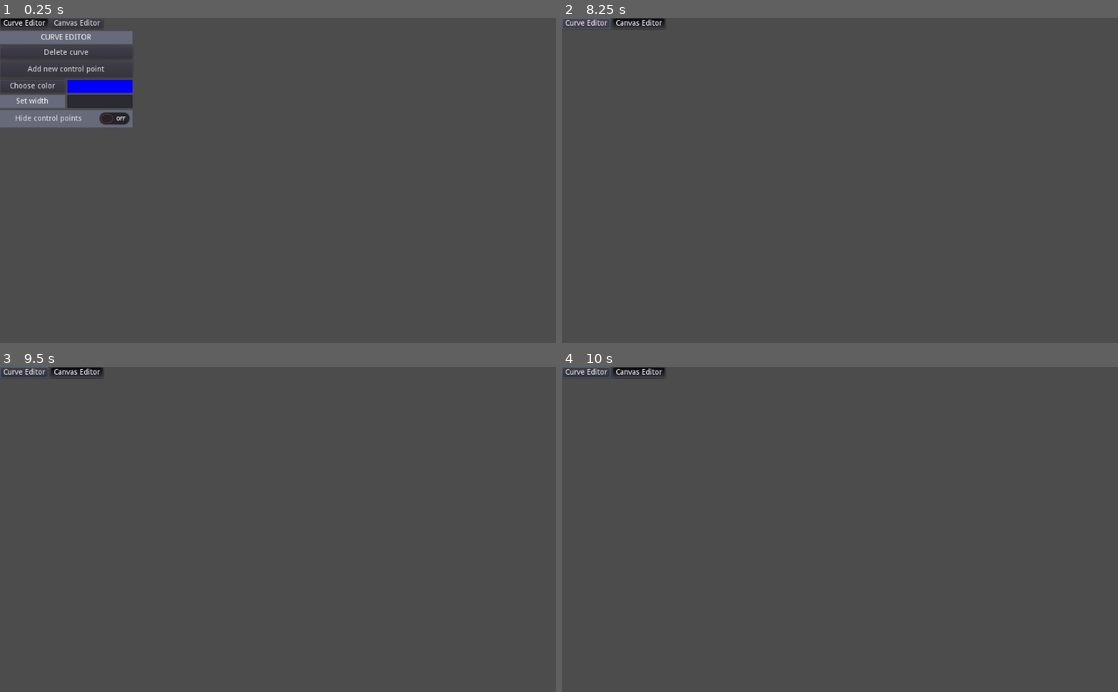
Above: before the commit, frames 1-4 (two rows, left to right).
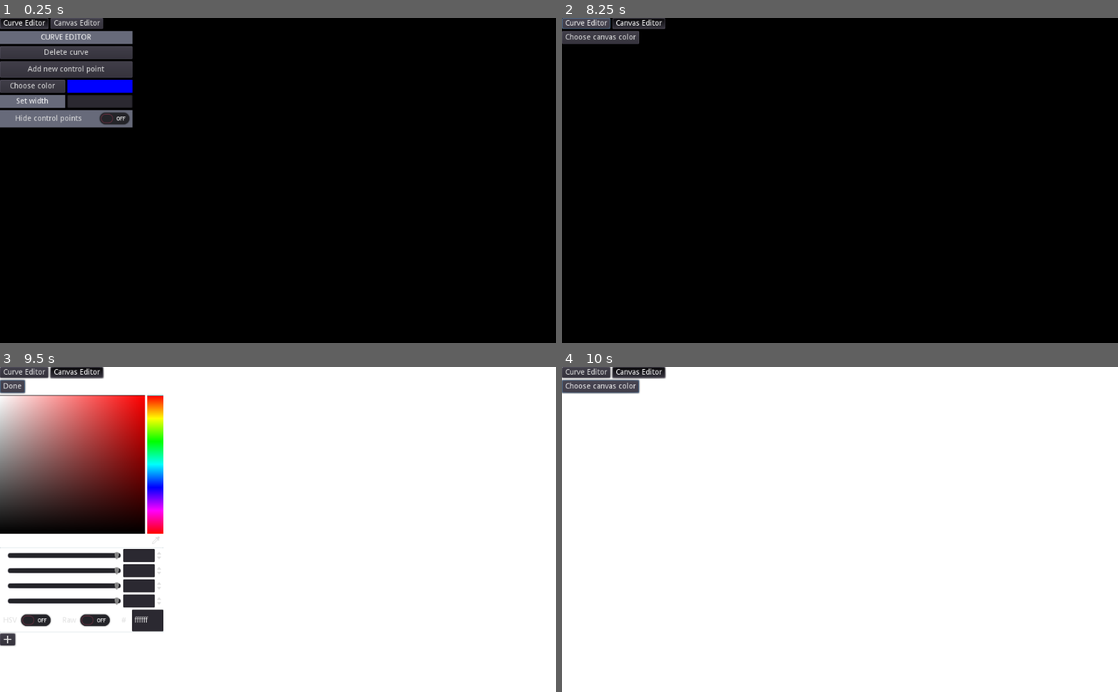
Above: after the commit, the same moments.

Repository: ZucchiniKing12/BezCurveMaker
Game: Godot game, scene res://Main/Main.tscn
Two runs of this game, one before a commit and one after it. Both use one fixed random seed, a clock stepped at 60 frames per second and the inputs below.
Inputs (mouse positions are in pixels of both pictures, inside the frame that each line leads up to):
- Up to frame 1 (0.25 s): no input
- Up to frame 2 (8.25 s): click (662, 102) at 0.52 s; type "Alex" at 0.6 s; click "Choose color" at 1.25 s; click "Add new control point" at 2 s; click "Add new control point" at 2.75 s; click "Hide control points" at 3.5 s; click "Choose color" at 4.25 s; click "Hide control points" at 5 s; click "Add new control point" at 5.75 s; click "Choose color" at 6.5 s; click "Hide control points" at 7.25 s; click "Curve Editor" at 8 s
- Up to frame 3 (9.5 s): click (38, 386) at 8.75 s, where only the run after the commit has a clickable "Choose canvas color"
- Up to frame 4 (10 s): click (573, 386) at 9.5 s, where only the run after the commit has a clickable "Done"

The runs differ from the first frame. In frame 1, 93% of the frame differs, in the area x 0-100%, y 0-100%; in frame 2, 99%; in frame 3, 98%; in frame 4, 99%.
Error before the commit: Invalid set index 'width' (on base: 'Nil') with value of type 'float'. (res://UI/EditMenu/CurveEditor.gd:108)
Error after the commit: Invalid set index 'width' (on base: 'Nil') with value of type 'float'. (res://UI/EditMenu/CurveEditor.gd:110)

Commit message:
Background color can now be set

Diff:
--- a/BezCurve/BezCurve.gd
+++ b/BezCurve/BezCurve.gd
@@ -29,6 +29,7 @@
 	add_child(render_config)
 	connect('curve2d_updated', render_config, '_on_curve2d_updated')
 	connect('tree_exiting', render_config, '_on_curve_exiting')
+	CURVE_EDITOR.connect('editor_closed', self, 'on_editor_closed')
 
 func initialize(pos: Vector2):
 	curve = Curve2D.new()
@@ -37,7 +38,6 @@
 	curve.add_point(end1.position)
 	curve.add_point(end2.position)
 	request_render('init')
-	#CURVE_EDITOR.connect('editor_closed', self, 'on_editor_closed')
 
 var PackedCPoint = preload("res://BezCurve/ControlPoint.tscn")
 
--- a/BezCurve/ControlPoint.gd
+++ b/BezCurve/ControlPoint.gd
@@ -4,9 +4,6 @@
 var is_endpoint = false
 var endpoint_index = -1
 var parent_curve
-
-const edit_texture = preload("res://BezCurve/point.png")
-const idle_texture = preload("res://BezCurve/small_point.png")
 
 signal tree_exiting_w_name
 
@@ -21,6 +18,9 @@
 	if editing():
 		position = get_global_mouse_position()
 		emit_signal('position_moved', name, position)
+	var button_width = parent_curve.render_config.width * 1.5 + 4
+	$DragButton.rect_position = Vector2(-1 * button_width, -1 * button_width)
+	$DragButton.rect_size = Vector2(2 * button_width, 2 * button_width)
 
 func label():
 	return ('Endpoint' if is_endpoint else 'Point')
--- a/BezCurve/ControlPoint.tscn
+++ b/BezCurve/ControlPoint.tscn
@@ -11,6 +11,5 @@
 margin_top = -22.0
 margin_right = 22.0
 margin_bottom = 22.0
-rect_min_size = Vector2( 44, 44 )
-icon_align = 1
+rect_min_size = Vector2( 20, 20 )
 script = ExtResource( 3 )
--- a/Main/Main.gd
+++ b/Main/Main.gd
@@ -45,9 +45,24 @@
 func _on_render_config_changed():
 	update()
 
+var canvas_color: Color
+
+var canvas_texture: Texture
+
+func _on_canvas_changed(new_color):
+	canvas_color = new_color
+	update()
+
 enum RENDER_TYPES {IDLE, HOVER, POINTS_HIDE}
 
 func _draw():
+	var vpr = get_viewport_rect()
+	var p1 = vpr.position
+	var p2 = Vector2(vpr.end.x, vpr.position.y)
+	var p3 = vpr.end
+	var p4 = Vector2(vpr.position.x, vpr.end.y)
+	draw_colored_polygon([ p1, p2, p3, p4 ], canvas_color)
+
 	for c in render_configs:
 		var config = render_configs[c]
 		if config.active:
@@ -76,7 +91,6 @@
 	if is_editing:
 		draw_circle(position, rad * 0.5, lighten(color))
 
-
 func lighten(color: Color):
 	var r = min(1, 0.5 * color.r + 0.5)
 	var g = min(1, 0.5 * color.g + 0.5)
--- a/Main/Main.tscn
+++ b/Main/Main.tscn
@@ -21,12 +21,12 @@
 anchor_right = 0.0
 anchor_bottom = 0.0
 margin_top = 24.0
-margin_right = 244.0
+margin_right = 266.0
 margin_bottom = 202.0
 
 [node name="CanvasEditor" parent="Panel" instance=ExtResource( 4 )]
 anchor_right = 0.0
 anchor_bottom = 0.0
 margin_top = 206.0
-margin_right = 244.0
-margin_bottom = 220.0
+margin_right = 266.0
+margin_bottom = 230.0
--- /dev/null
+++ b/UI/CanvasEditMenu/CanvasEditor.gd
@@ -0,0 +1,25 @@
+extends VBoxContainer
+
+onready var color_set_button = $ColorSet/Manage/Button
+onready var color_picker = $ColorSet/ColorPicker
+onready var color_preview = $ColorSet/Manage/ColorRect
+
+var canvas_color := Color(220 / 255, 10 / 255, 60 / 255, 1)
+
+signal canvas_changed
+
+func _ready():
+	color_set_button.connect("pressed", self, '_on_ColorSetButton_pressed')
+	if get_tree().get_root().get_node('Main'):
+		connect('canvas_changed', get_tree().get_root().get_node('Main'), '_on_canvas_changed')
+	emit_signal("canvas_changed", canvas_color)
+
+func _process(_delta):
+	if color_picker.visible:
+		canvas_color = color_picker.color
+		emit_signal("canvas_changed", canvas_color)
+	color_preview.color = canvas_color
+
+func _on_ColorSetButton_pressed():
+	color_picker.visible = not color_picker.visible
+	color_set_button.text = 'Choose canvas color' if not color_picker.visible else 'Done'
--- a/UI/CanvasEditMenu/CanvasEditor.tscn
+++ b/UI/CanvasEditMenu/CanvasEditor.tscn
@@ -1,8 +1,33 @@
-[gd_scene format=2]
+[gd_scene load_steps=2 format=2]
+
+[ext_resource path="res://UI/CanvasEditMenu/CanvasEditor.gd" type="Script" id=1]
 
 [node name="CanvasEditor" type="VBoxContainer"]
 anchor_right = 1.0
 anchor_bottom = 1.0
+script = ExtResource( 1 )
 
-[node name="ColorSet" type="HBoxContainer" parent="."]
+[node name="ColorSet" type="VBoxContainer" parent="."]
 margin_right = 1024.0
+margin_bottom = 24.0
+
+[node name="Manage" type="HBoxContainer" parent="ColorSet"]
+margin_right = 1024.0
+margin_bottom = 24.0
+
+[node name="Button" type="Button" parent="ColorSet/Manage"]
+margin_right = 142.0
+margin_bottom = 24.0
+text = "Choose canvas color"
+
+[node name="ColorRect" type="ColorRect" parent="ColorSet/Manage"]
+margin_left = 146.0
+margin_right = 266.0
+margin_bottom = 24.0
+rect_min_size = Vector2( 120, 24 )
+
+[node name="ColorPicker" type="ColorPicker" parent="ColorSet"]
+visible = false
+margin_top = 28.0
+margin_right = 1024.0
+margin_bottom = 490.0
--- a/UI/EditMenu/CurveEditor.gd
+++ b/UI/EditMenu/CurveEditor.gd
@@ -78,7 +78,9 @@
 
 func close():
 	is_open = false
-	current_curve = null
+	if current_curve:
+		current_curve.render_config.curve_editing = false
+		current_curve = null
 	for n in CPEs:
 		n.queue_free()
 	CPEs = []
